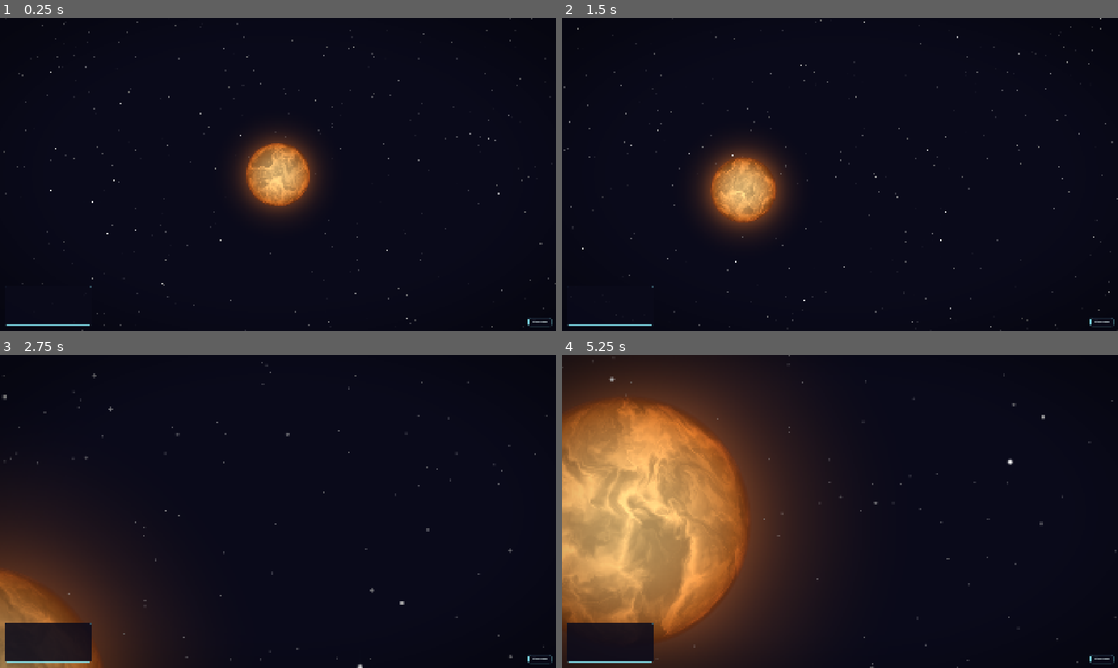
Above: before the commit, frames 1-4 (two rows, left to right).
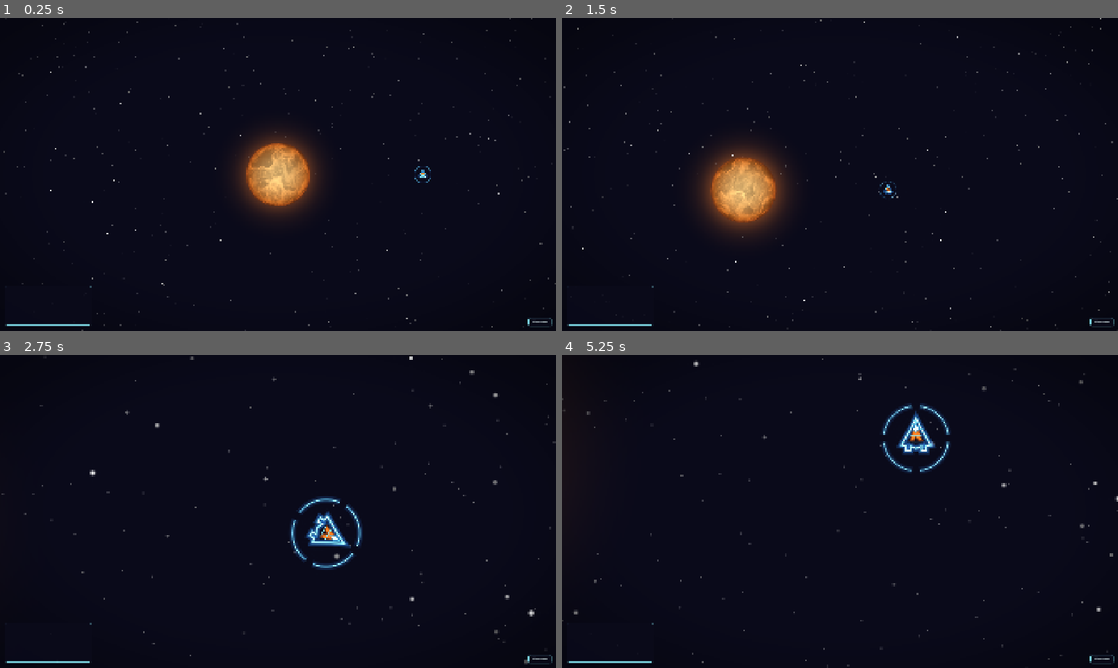
Above: after the commit, the same moments.

Repository: avantgardian/godot-space-idle
Game: Godot game, scene res://scenes/progression.tscn
The game is run twice, just before and just after one commit, with the same random seed, the same clock (stepped at 60 frames per second) and the same inputs. This scene is started directly instead of the project's main scene.
Inputs (mouse positions are in pixels of both pictures, inside the frame that each line leads up to):
- Up to frame 1 (0.25 s): no input
- Up to frame 2 (1.5 s): tap Enter at 0.5 s; move the mouse to (962, 158) at 0.52 s; press the mouse at (962, 158) at 0.53 s; hold Right (ship_rotate_right) 0.53-1.25 s; release the mouse at (962, 158) at 1.25 s; drag from (728, 190) to (812, 237) at 1.27 s
- Up to frame 3 (2.75 s): move the mouse to (333, 442) at 2.02 s; hold Right (ship_rotate_right) from 2.03 s (still down); hold Space (toggle_ship_follow) from 2.03 s (still down)
- Up to frame 4 (5.25 s): release Right (ship_rotate_right) at 2.75 s; release Space (toggle_ship_follow) at 2.75 s; drag from (812, 574) to (673, 464) at 2.77 s; tap Space (toggle_ship_follow) at 3.5 s; move the mouse to (1006, 558) at 3.52 s; hold Left (ship_rotate_left) 3.53-4.25 s; hold - (zoom_out) 3.53-4.25 s; drag from (673, 464) to (756, 433) at 4.27 s; move the mouse to (867, 511) at 5.02 s; hold Down (ship_thrust_reverse) from 5.03 s (still down); tap Alt at 5.1 s; click (867, 511) at 5.17 s

The runs differ from the first frame. In frame 1, less than 0.1% of the frame differs, in the area x 74-78%, y 47-53%; in frame 2, less than 0.1%; in frame 3, 11%; in frame 4, 40%, in the area x 0-100%, y 0-100%.
Error before the commit: Parse Error: Assigned value for constant "PAL" isn't a constant expression. (res://scripts/components/spaceship.gd:253)

Commit message:
Fix inner class const PAL/DU using class_name ref instead of preload
Inner classes _GlowLayer and _RingLayer used  and
 which are not valid constant expressions in GDScript.
Inner classes inherit the outer class's preload constants, so the duplicate
declarations are unnecessary. Removed them to fix the constant expression error.

Diff:
--- a/scripts/components/spaceship.gd
+++ b/scripts/components/spaceship.gd
@@ -248,9 +248,6 @@
 
 class _GlowLayer:
 	extends Node2D
-	# Inner classes don't inherit the outer-class preload aliases, so each
-	# inner class references TronPalette / DrawUtils via its own preload.
-	const PAL = TronPalette
 	const _PORTS := [Vector2(-8.0, 11.0), Vector2(8.0, 11.0)]
 
 	var thrusting := false
@@ -290,10 +287,6 @@
 
 class _RingLayer:
 	extends Node2D
-	# Inner classes don't inherit the outer-class preload aliases, so each
-	# inner class references TronPalette / DrawUtils via its own preload.
-	const PAL = TronPalette
-	const DU = DrawUtils
 	var pulsate: bool = true
 	var pulse_phase: float = 0.0
 	var reduced_motion: bool = false
